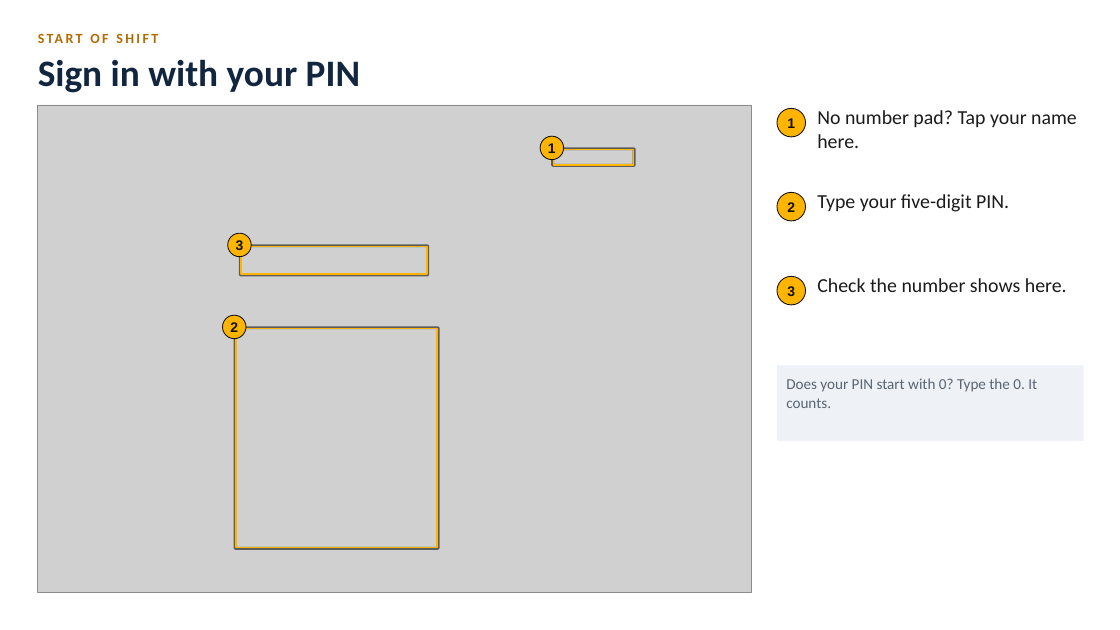
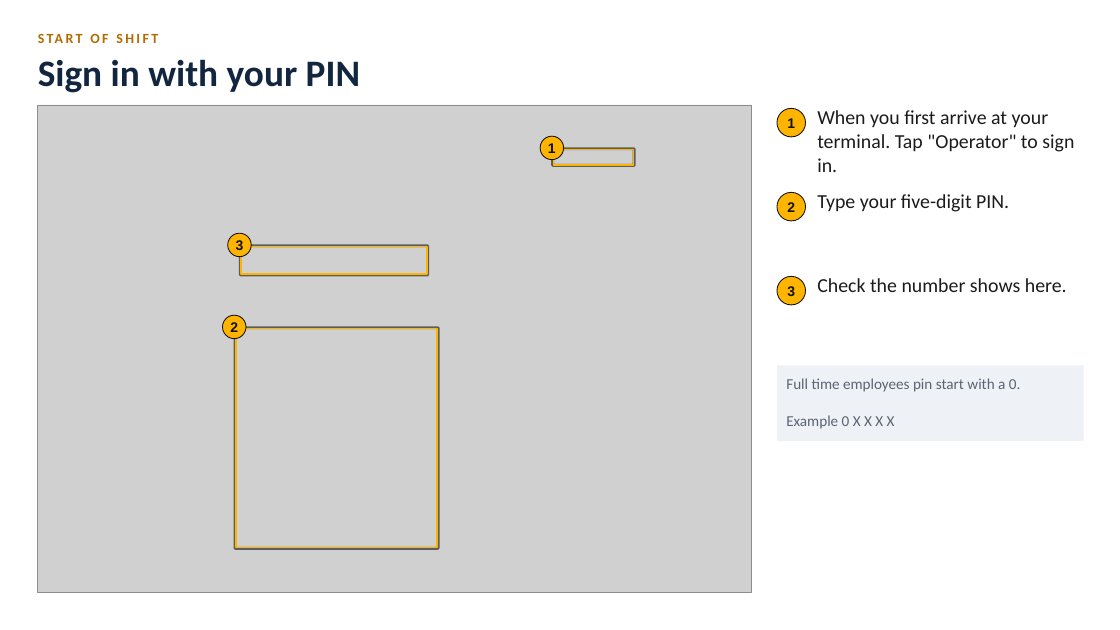
Before and after one commit to BR-Customers/MPP, a slide deck: slide 5 of docs/training/diecast/MPP_DieCast_Training.pptx. Drawn at 1120x630 pixels with LibreOffice and Linux fonts; fonts in the diff are those of the drawing; grey boxes stand for pictures. Boxes give left, top, right and bottom in pixels: in the first picture for what was removed or moved away, otherwise in the second. Text is boxed around its words. In the diff, an @@ line names an element or a change of style, - is before the commit and + after.

```diff
--- a/docs/training/diecast/MPP_DieCast_Training.pptx
+++ b/docs/training/diecast/MPP_DieCast_Training.pptx
@@ text at <box>817,110,1074,172</box>: text changed @@
-No number pad? Tap your name here.
+When you first arrive at your terminal. Tap "Operator" to sign in.
@@ text in rectangle at <box>786,378,1021,429</box>: text changed @@
-Does your PIN start with 0? Type the 0. It counts.
+Full time employees pin start with a 0.
+Example 0 X X X X
```
Also in this commit, not shown: 5 other slides changed, 2 slides added, 6 other files.
